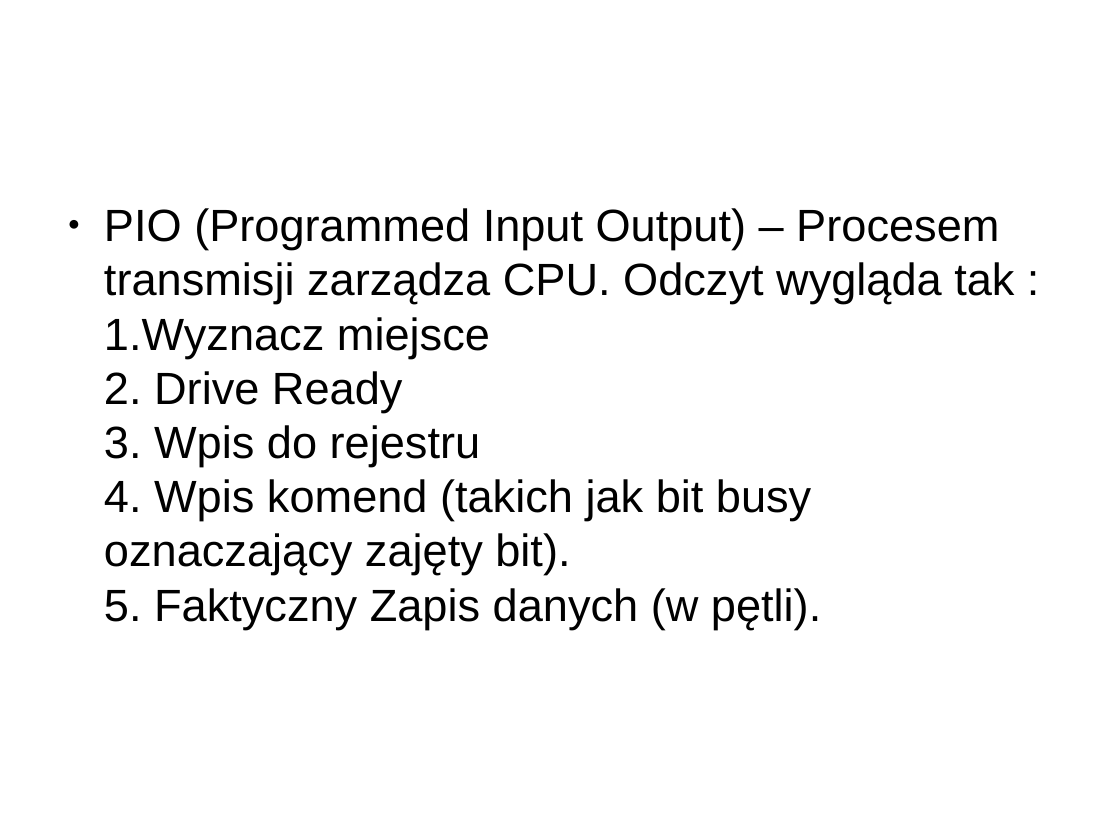
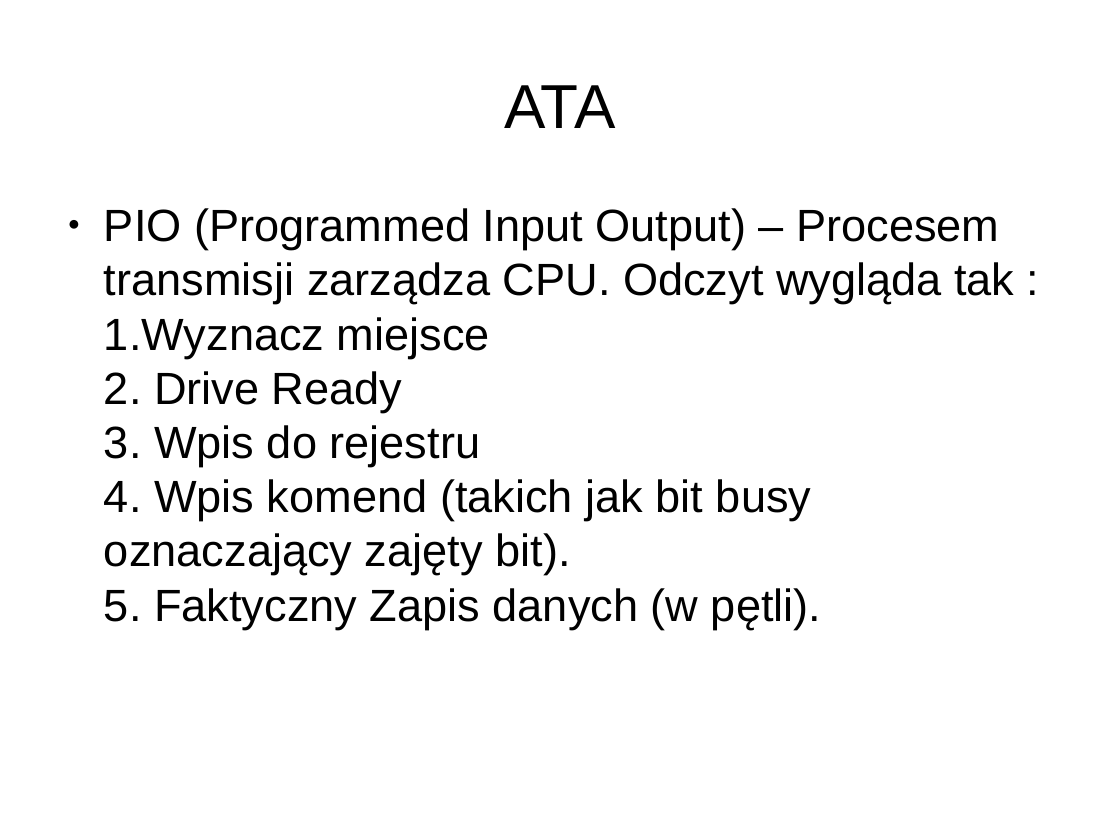
Before and after one commit to Lupa666/PUTDungeon, a slide deck: slide 9 of Magazyny_Danych_Dla_Nas.odp. Drawn at 1120x840 pixels with LibreOffice and Linux fonts; fonts in the diff are those of the drawing; background and template pictures are left out. Boxes give left, top, right and bottom in pixels: in the first picture for what was removed or moved away, otherwise in the second. Text is boxed around its words. In the diff, an @@ line names an element or a change of style, - is before the commit and + after.

```diff
--- a/Magazyny_Danych_Dla_Nas.odp
+++ b/Magazyny_Danych_Dla_Nas.odp
@@ title added at <box>504,85,615,128</box>, 44 pt, text #000000 @@
+ATA
```
Also in this commit, not shown: 6 slides added, 6 slides removed.
